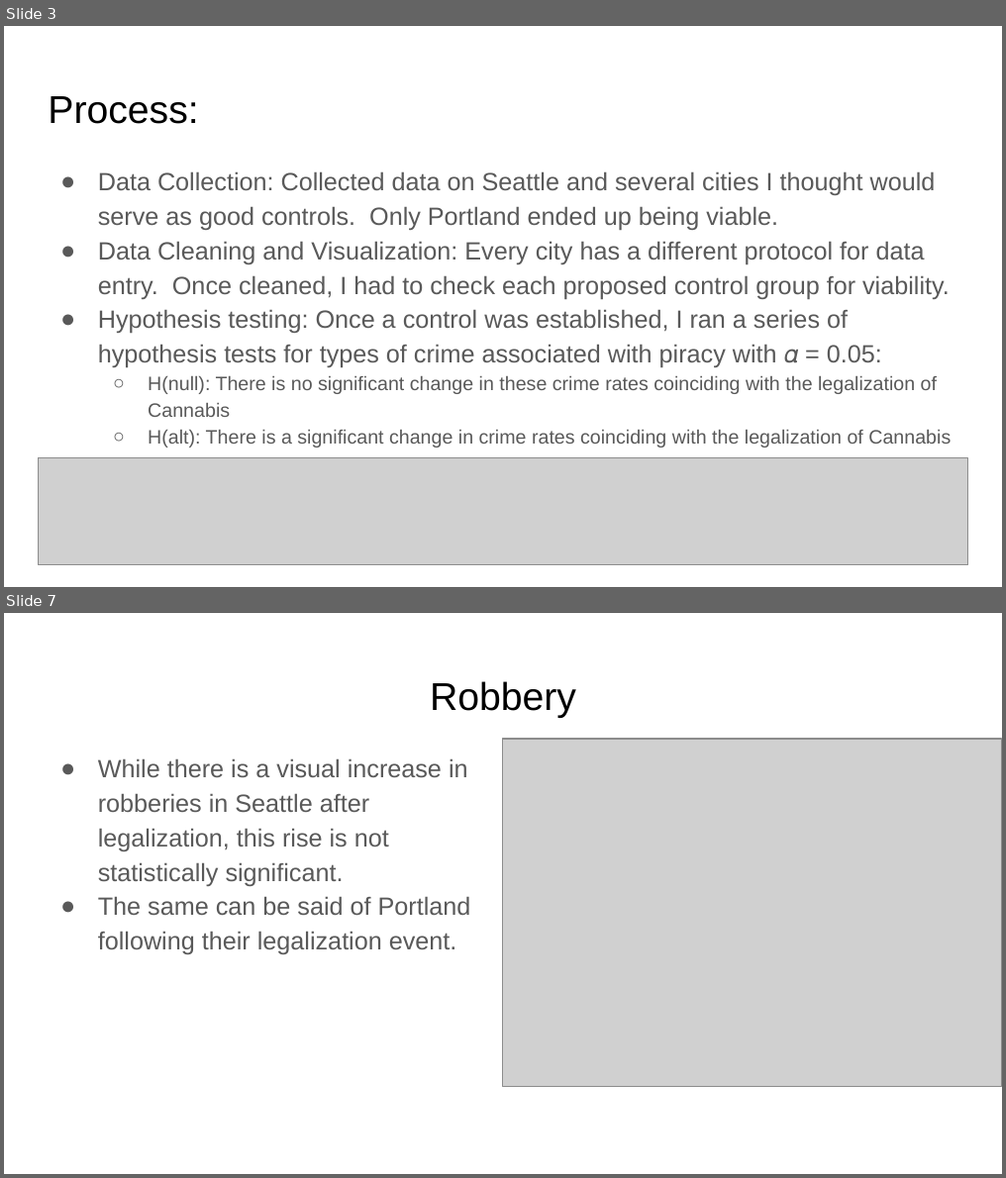
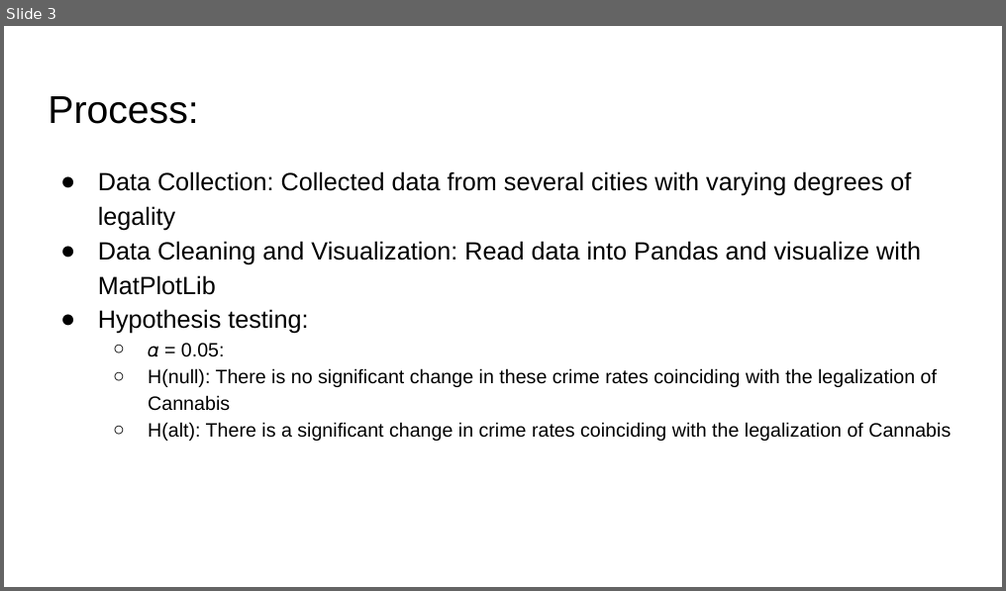
Before and after one commit to WhimsicalNose03/Cannabis-Cash-Crop-or-Crime-Boom-, a slide deck: Cannabis_ Cash Crop or Crime Boom_.pptx. Shown one above the other, each under a label of ours: slides 3 and 7 before the commit, slide 3 after it; the slides between them are not shown. The pictures are 1006x1178 and 1006x591 pixels, drawn with LibreOffice and Linux fonts; fonts in the diff are those of the drawing; grey boxes stand for pictures; background and template pictures are left out. Boxes give left, top, right and bottom in pixels: in the first picture for what was removed or moved away, otherwise in the second. Text is boxed around its words. In the diff, an @@ line names an element or a change of style, - is before the commit and + after.

```diff
--- a/Cannabis_ Cash Crop or Crime Boom_.pptx
+++ b/Cannabis_ Cash Crop or Crime Boom_.pptx
@@ slide 7 removed at (x1=4, y1=613, x2=1002, y2=1174), background #FFFFFF @@
@@ title removed at (x1=430, y1=681, x2=576, y2=718) @@
-Robbery
@@ text removed at (x1=98, y1=759, x2=471, y2=955) @@
-● While there is a visual increase in robberies in Seattle after legalization, this rise is not statistically significant.
-● The same can be said of Portland following their legalization event.
@@ picture removed at (x1=503, y1=739, x2=1002, y2=1087) @@
@@ slide 3 changed as well @@
@@ text at (x1=98, y1=172, x2=921, y2=358): text changed; text colour #595959 to #000000 @@
-● Data Collection: Collected data on Seattle and several cities I thought would serve as good controls. Only Portland ended up being viable.
-● Data Cleaning and Visualization: Every city has a different protocol for data entry. Once cleaned, I had to check each proposed control group for viability.
-● Hypothesis testing: Once a control was established, I ran a series of hypothesis tests for types of crime associated with piracy with 𝛼 = 0.05:
+● Data Collection: Collected data from several cities with varying degrees of legality
+● Data Cleaning and Visualization: Read data into Pandas and visualize with MatPlotLib
+● Hypothesis testing:
+  ○ 𝛼 = 0.05:
@@ text at (x1=148, y1=369, x2=950, y2=441): text colour #595959 to #000000 in "H(null): There is no significant change in ...", "H(alt): There is a significant change in ..."; bullet colour #595959 to #000000 @@
@@ picture removed at (x1=38, y1=458, x2=968, y2=565) @@
```
Also in this commit, not shown: 2 other slides changed, 3 slides added, 4 other slides removed.
